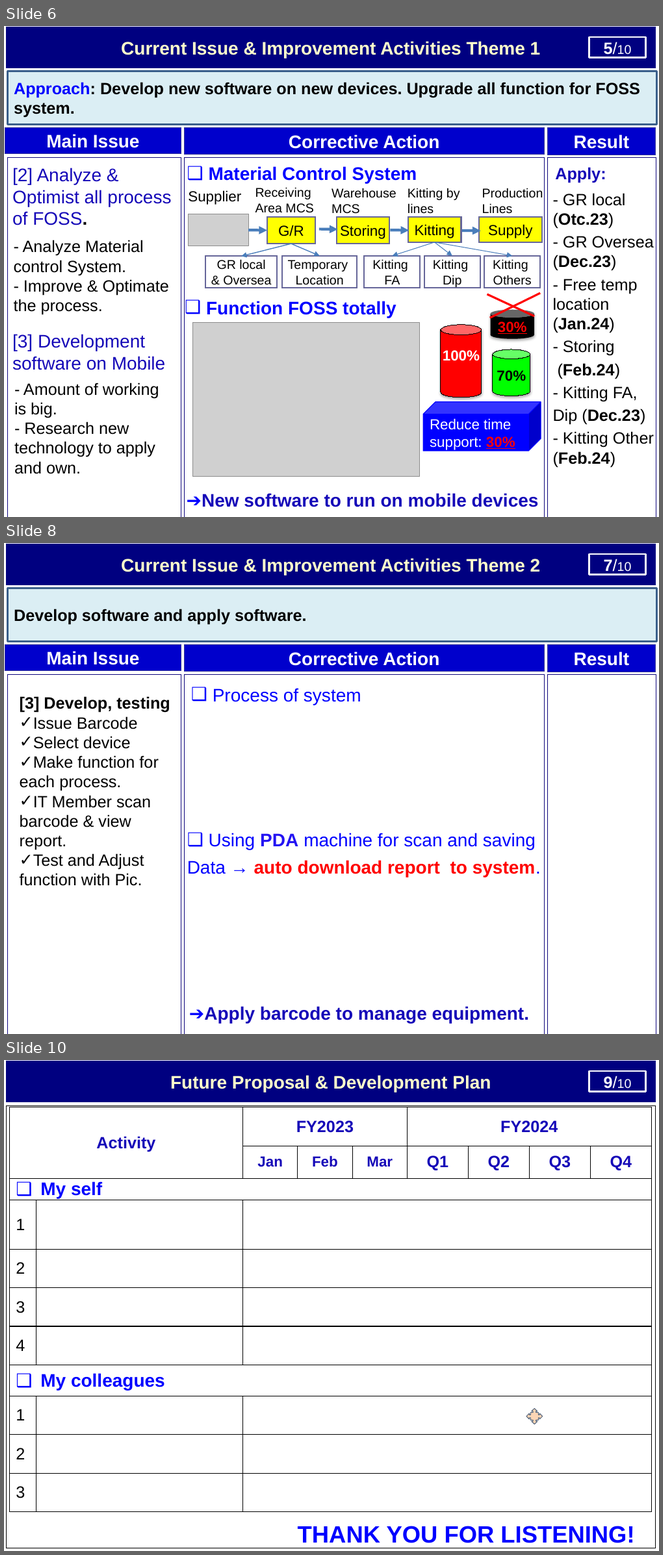
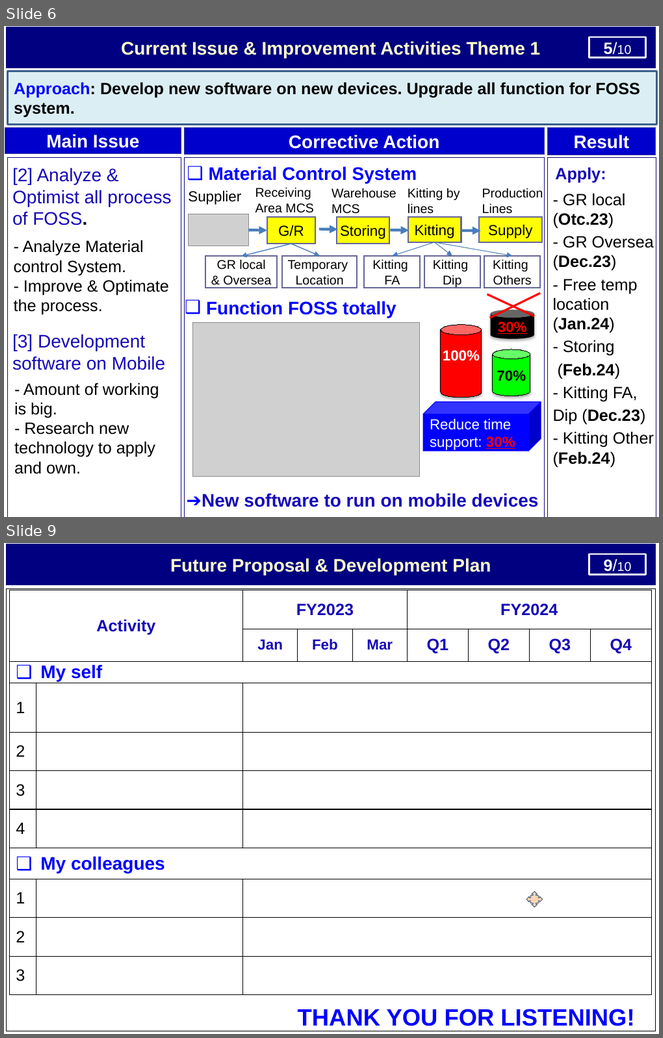
Before and after one commit to thietbicongnghevietnam/ReportPSNV, a slide deck: Report_test.pptx. Shown one above the other, each under a label of ours: slides 6, 8 and 10 before the commit, slides 6 and 9 after it; the slides between them are not shown. The pictures are 663x1555 and 663x1038 pixels, drawn with LibreOffice and Linux fonts; fonts in the diff are those of the drawing; grey boxes stand for pictures. Boxes give left, top, right and bottom in pixels: in the first picture for what was removed or moved away, otherwise in the second. Text is boxed around its words. In the diff, an @@ line names an element or a change of style, - is before the commit and + after.

```diff
--- a/Report_test.pptx
+++ b/Report_test.pptx
@@ slide 8 removed at box(4, 543, 659, 1034), background #FFFFFF @@
@@ rectangle removed at box(7, 544, 656, 585) @@
-Current Issue & Improvement Activities Theme 2
@@ rectangle removed at box(590, 554, 646, 575) @@
-7/10
@@ freeform shape removed at box(619, 547, 657, 568) @@
-1/10
@@ rectangle removed at box(7, 589, 657, 641) @@
-Develop software and apply software.
@@ rectangle removed at box(5, 644, 181, 671) @@
-Main Issue
@@ rectangle removed at box(184, 644, 545, 672) @@
-Corrective Action
@@ rectangle removed at box(548, 644, 656, 672) @@
-Result
@@ rectangle removed at box(7, 674, 181, 1034) @@
@@ rectangle removed at box(184, 674, 545, 1034) @@
@@ rectangle removed at box(548, 674, 656, 1034) @@
@@ text removed at box(20, 696, 170, 886) @@
-[3] Develop, testing
-✓ Issue Barcode
-✓ Select device
-✓ Make function for each process.
-✓ IT Member scan barcode & view report.
-✓ Test and Adjust function with Pic.
@@ text removed at box(213, 688, 362, 705) @@
-❑ Process of system
@@ text removed at box(187, 833, 541, 878) @@
-❑ Using PDA machine for scan and saving
-Data → auto download report to system.
@@ text removed at box(189, 1006, 529, 1024) @@
-➔Apply barcode to manage equipment.
@@ what was slide 10 is now slide 9 @@
```
Also in this commit, not shown: 3 slides changed, 1 slide added, 1 other slide removed, 1 other file.
